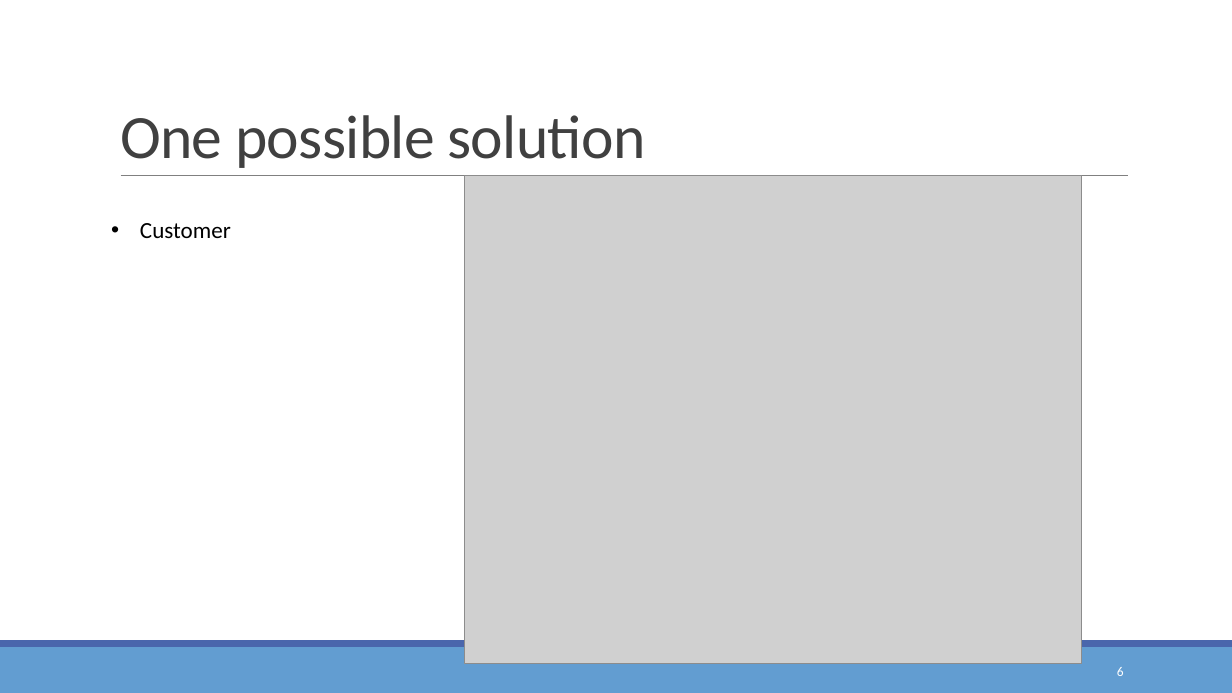
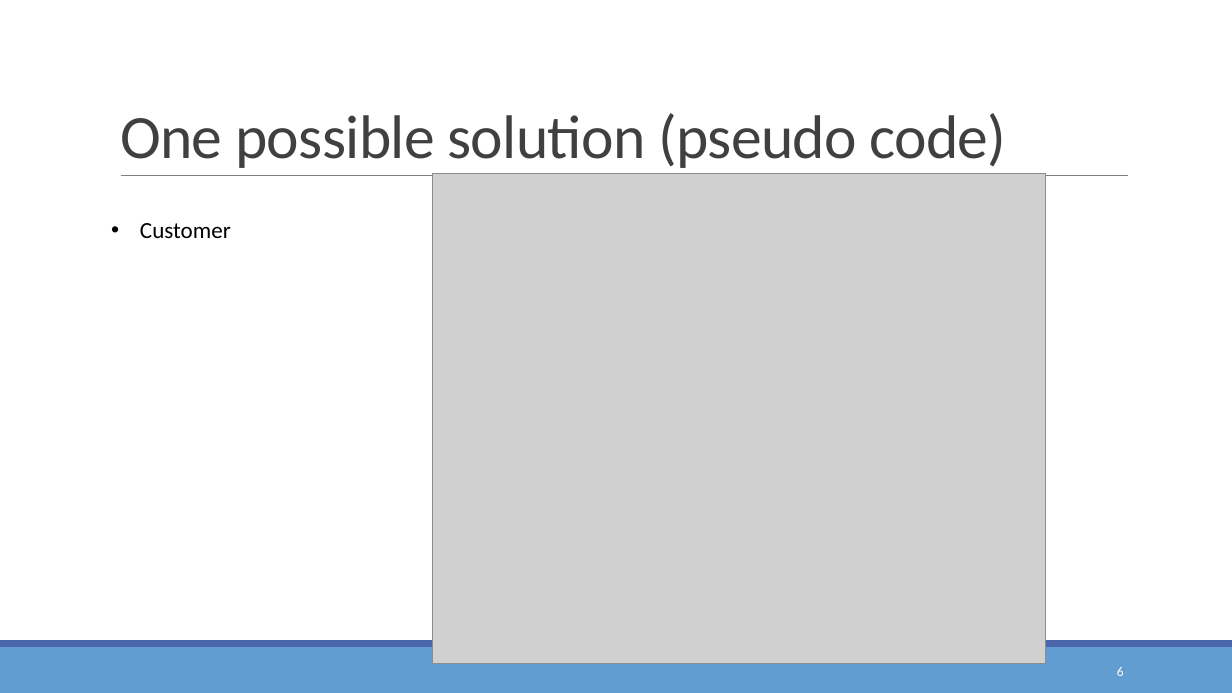
Before and after one commit to henryhxu/CSCI3150, a slide deck: slide 6 of tutorial/T08/tutorial08.pptx. Drawn at 1232x693 pixels with LibreOffice and Linux fonts; fonts in the diff are those of the drawing; grey boxes stand for pictures. Boxes give left, top, right and bottom in pixels: in the first picture for what was removed or moved away, otherwise in the second. Text is boxed around its words. In the diff, an @@ line names an element or a change of style, - is before the commit and + after.

```diff
--- a/tutorial/T08/tutorial08.pptx
+++ b/tutorial/T08/tutorial08.pptx
@@ title at <box>120,113,1007,168</box>: text changed @@
-One possible solution
+One possible solution (pseudo code)
@@ picture: place and size @@
-picture at <box>464,176,1081,665</box>
+picture at <box>433,174,1045,665</box>
```
Also in this commit, not shown: 2 other slides changed.
